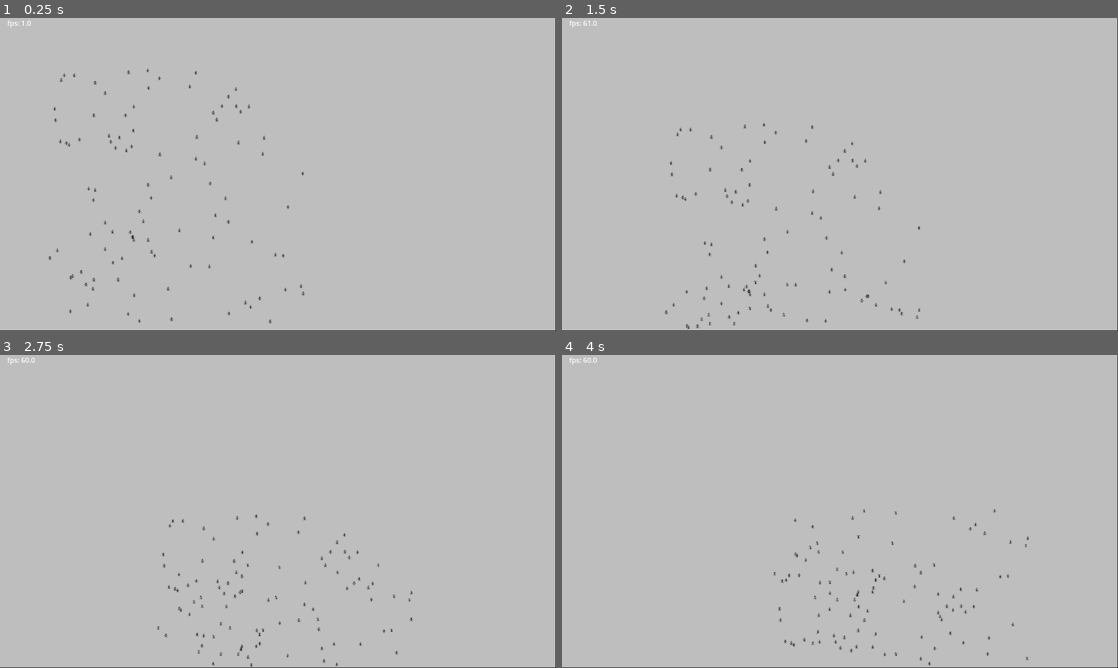
Above: before the commit, frames 1-4 (two rows, left to right).
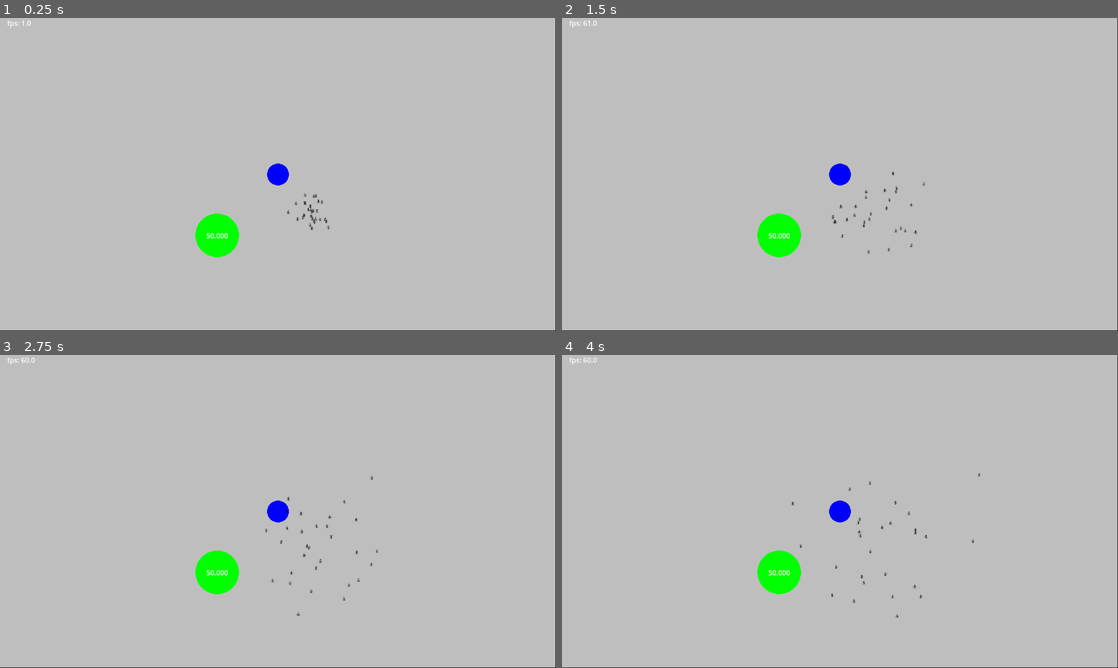
Above: after the commit, the same moments.

Repository: zPrisim/ArtificialAnts
Game: Godot game, scene res://scenes/simulation.tscn
The game is run twice, just before and just after one commit, with the same random seed, the same clock (stepped at 60 frames per second) and the same inputs.
Inputs:
- Up to frame 1 (0.25 s): no input
- Up to frame 2 (1.5 s): no input
- Up to frame 3 (2.75 s): no input
- Up to frame 4 (4 s): no input

The runs differ from the first frame. In frame 1, 1.6% of the frame differs, in the area x 8-60%, y 16-98%; in frame 2, 1.6%; in frame 3, 1.6%; in frame 4, 1.6%.

Commit message:
Début implémentation de la nourriture + fourmillière

Diff:
--- a/scenes/ant.tscn
+++ b/scenes/ant.tscn
@@ -1,7 +1,8 @@
-[gd_scene load_steps=5 format=3 uid="uid://dofy51hmfv30v"]
+[gd_scene load_steps=6 format=3 uid="uid://dofy51hmfv30v"]
 
 [ext_resource type="Script" uid="uid://sjew7gcdmvx4" path="res://scripts/ant_movement.gd" id="1_5tacl"]
 [ext_resource type="Texture2D" uid="uid://cci2wnk0ctvom" path="res://assets/images/ant-black.png" id="2_q4ieg"]
+[ext_resource type="Script" uid="uid://x8738j3ao3o5" path="res://scripts/antLabel.gd" id="3_acg2n"]
 
 [sub_resource type="SpriteFrames" id="SpriteFrames_4guct"]
 animations = [{
@@ -19,7 +20,7 @@
 height = 10.0
 
 [node name="ant" type="CharacterBody2D"]
-collision_layer = 0
+collision_layer = 2
 script = ExtResource("1_5tacl")
 
 [node name="antSprite" type="AnimatedSprite2D" parent="."]
@@ -49,3 +50,11 @@
 position = Vector2(75, 81)
 target_position = Vector2(3, -3)
 hit_from_inside = true
+
+[node name="Label" type="Label" parent="."]
+visible = false
+offset_left = 67.0
+offset_top = 71.0
+offset_right = 81.0
+offset_bottom = 94.0
+script = ExtResource("3_acg2n")
--- /dev/null
+++ b/scenes/food.tscn
@@ -0,0 +1,27 @@
+[gd_scene load_steps=4 format=3 uid="uid://ckbpa1enbjyvg"]
+
+[ext_resource type="Script" uid="uid://b6atvopwnk0qn" path="res://scripts/food.gd" id="1_xven1"]
+[ext_resource type="Script" uid="uid://bxhph7vrkcik8" path="res://scripts/food_size.gd" id="2_af40f"]
+
+[sub_resource type="CircleShape2D" id="CircleShape2D_af40f"]
+
+[node name="food" type="Area2D"]
+collision_mask = 3
+script = ExtResource("1_xven1")
+
+[node name="foodCollision" type="CollisionShape2D" parent="."]
+shape = SubResource("CircleShape2D_af40f")
+
+[node name="foodSize" type="Label" parent="."]
+anchors_preset = 8
+anchor_left = 0.5
+anchor_top = 0.5
+anchor_right = 0.5
+anchor_bottom = 0.5
+offset_left = -0.5
+offset_top = -11.5
+offset_right = 0.5
+offset_bottom = 11.5
+grow_horizontal = 2
+grow_vertical = 2
+script = ExtResource("2_af40f")
--- a/scenes/simulation.tscn
+++ b/scenes/simulation.tscn
@@ -1,37 +1,48 @@
-[gd_scene load_steps=4 format=3 uid="uid://b266q2tq83y1"]
+[gd_scene load_steps=6 format=3 uid="uid://b266q2tq83y1"]
 
 [ext_resource type="Script" uid="uid://cb7qkt38vuqi8" path="res://scripts/simulation.gd" id="1_ik8a0"]
 [ext_resource type="Script" uid="uid://docgtmjj4ffx7" path="res://scripts/ligne.gd" id="2_ljsjv"]
 [ext_resource type="Script" uid="uid://bmbqd44nsionn" path="res://scripts/fps.gd" id="3_mwrr7"]
+[ext_resource type="Script" uid="uid://bdm7u62cd6tmu" path="res://scripts/anthill.gd" id="4_ljsjv"]
+
+[sub_resource type="CircleShape2D" id="CircleShape2D_ik8a0"]
 
 [node name="Simulation" type="Node2D"]
 script = ExtResource("1_ik8a0")
 
-[node name="Haut" type="Line2D" parent="."]
+[node name="murHaut" type="Line2D" parent="."]
 points = PackedVector2Array(0, 0, 1280, 0)
 width = 1.0
 default_color = Color(0, 0, 0, 1)
 script = ExtResource("2_ljsjv")
 
-[node name="Bas" type="Line2D" parent="."]
+[node name="murBas" type="Line2D" parent="."]
 points = PackedVector2Array(0, 720, 1280, 720)
 width = 1.0
 default_color = Color(0, 0, 0, 1)
 script = ExtResource("2_ljsjv")
 
-[node name="Gauche" type="Line2D" parent="."]
+[node name="murGauche" type="Line2D" parent="."]
 points = PackedVector2Array(0, 0, 0, 720)
 width = 1.0
 default_color = Color(0, 0, 0, 1)
 script = ExtResource("2_ljsjv")
 
-[node name="Droite" type="Line2D" parent="."]
+[node name="murDroite" type="Line2D" parent="."]
 points = PackedVector2Array(1280, 0, 1280, 720)
 width = 1.0
 default_color = Color(0, 0, 0, 1)
 script = ExtResource("2_ljsjv")
 
-[node name="Label" type="Label" parent="."]
+[node name="fps" type="Label" parent="."]
 offset_right = 40.0
 offset_bottom = 23.0
 script = ExtResource("3_mwrr7")
+
+[node name="anthill" type="Area2D" parent="."]
+position = Vector2(640, 360)
+collision_mask = 3
+script = ExtResource("4_ljsjv")
+
+[node name="antHillCollision" type="CollisionShape2D" parent="anthill"]
+shape = SubResource("CircleShape2D_ik8a0")
--- /dev/null
+++ b/scripts/antLabel.gd
@@ -0,0 +1,4 @@
+extends Label
+
+func _process(_delta):
+	text = str(get_parent().id)
--- a/scripts/ant_movement.gd
+++ b/scripts/ant_movement.gd
@@ -4,14 +4,18 @@
 @onready var left_raycast = $RayCastPosLeft
 @onready var face_raycast = $RayCastPosFront
 @onready var right_raycast = $RayCastPosRight
+@export var id : int
 
 func _ready():
-	velocity = Vector2(100, 100)
-func _process(_delta):
-	if(collision_raycast.is_colliding()):
-		print(collision_raycast.is_colliding())
-func _physics_process(delta):
-	var collision = move_and_collide(velocity * delta)
+	motion_mode = MOTION_MODE_FLOATING; # mieux pour la vue du dessus (à vérifier)
 
-	if collision:
-		velocity = velocity.bounce(collision.get_normal())
+
+func _physics_process(_delta):
+	var rng = RandomNumberGenerator.new()
+
+	move_and_collide(Vector2(rng.randf_range(-10.0, 10.0), rng.randf_range(-10.0, 10.0)))
+	#var collision = move_and_collide(velocity * delta)
+	#if(collision_raycast.is_colliding()):
+	#	print(str(collision_raycast.is_colliding()) + str(id))
+	#if collision:
+	#	velocity = velocity.bounce(collision.get_normal())
--- /dev/null
+++ b/scripts/anthill.gd
@@ -0,0 +1,9 @@
+extends Area2D
+
+@onready var antHillCollision = $antHillCollision
+
+func _ready():
+	antHillCollision.shape.radius = 25
+
+func _draw():
+	draw_circle(Vector2(get_parent().position.x,get_parent().position.y),antHillCollision.shape.radius,Color.BLUE,true)
--- /dev/null
+++ b/scripts/food.gd
@@ -0,0 +1,22 @@
+extends Area2D
+@onready var foodCollision = $foodCollision
+
+var radius : float
+var pos : Vector2
+
+func _ready():
+	monitoring = true
+	foodCollision.shape.radius = radius
+	position = pos
+
+
+func _physics_process(_delta):
+	if foodCollision.shape.radius < 1:
+		queue_free()
+	if get_overlapping_bodies() != []:
+		foodCollision.shape.radius -= 0.1
+		queue_redraw()
+
+
+func _draw():
+	draw_circle(Vector2(get_parent().position.x,get_parent().position.y),foodCollision.shape.radius,Color.GREEN,true)
--- /dev/null
+++ b/scripts/food_size.gd
@@ -0,0 +1,5 @@
+extends Label
+
+
+func _process(_delta):
+	text = str( "%5.3f" % get_parent().get_child(0).shape.radius )
--- a/scripts/ligne.gd
+++ b/scripts/ligne.gd
@@ -8,7 +8,6 @@
 	segment.b = points.get(1)
 	hitBox.shape = segment
 
-
 	var body = StaticBody2D.new()
 	body.add_child(hitBox)
 	add_child(body)
--- a/scripts/simulation.gd
+++ b/scripts/simulation.gd
@@ -1,13 +1,28 @@
 extends Node2D
+var ant = preload("res://scenes/ant.tscn")
+var food = preload("res://scenes/food.tscn")
+var homePheromones : Array
+var foodPheromones : Array
+var ants : Array
+@onready var anthill = $anthill
+
 
 func _ready():
-	var ant = preload("res://scenes/ant.tscn")
-	for i in range (0,100):
+
+	anthill.monitoring = true
+	var instFood = food.instantiate()
+	instFood.radius = 50.0
+	instFood.pos = Vector2(500,500)
+	add_child(instFood)
+
+
+
+	for i in range (0,30):
 		var instAnt = ant.instantiate()
-		var x = randi() % 600
-		var y = randi() % 600
-		instAnt.position = Vector2(x, y)
+		instAnt.id = i
+		instAnt.position = anthill.position
 		add_child(instAnt)
+		ants.append(instAnt)
 
 func _draw():
 	draw_rect(Rect2(0.0, 0.0, 1280.0, 720.0), Color.GRAY, true)
Not shown, added: scripts/antLabel.gd.uid
Not shown, added: scripts/anthill.gd.uid
Not shown, added: scripts/food.gd.uid
Not shown, added: scripts/food_size.gd.uid
